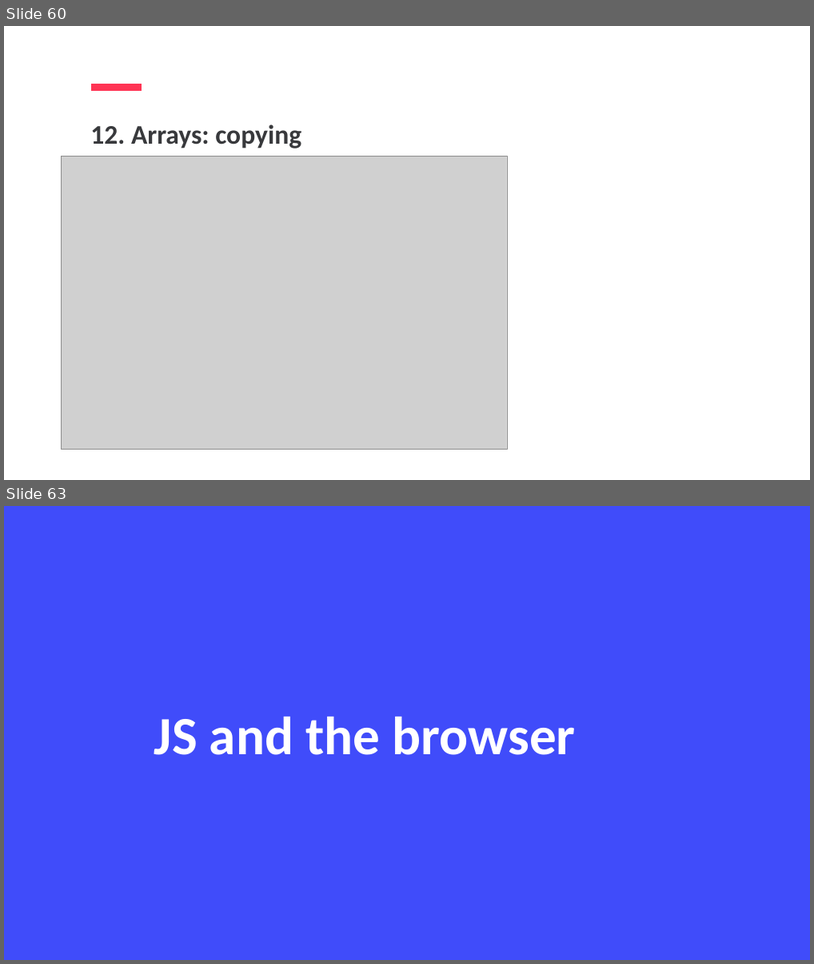
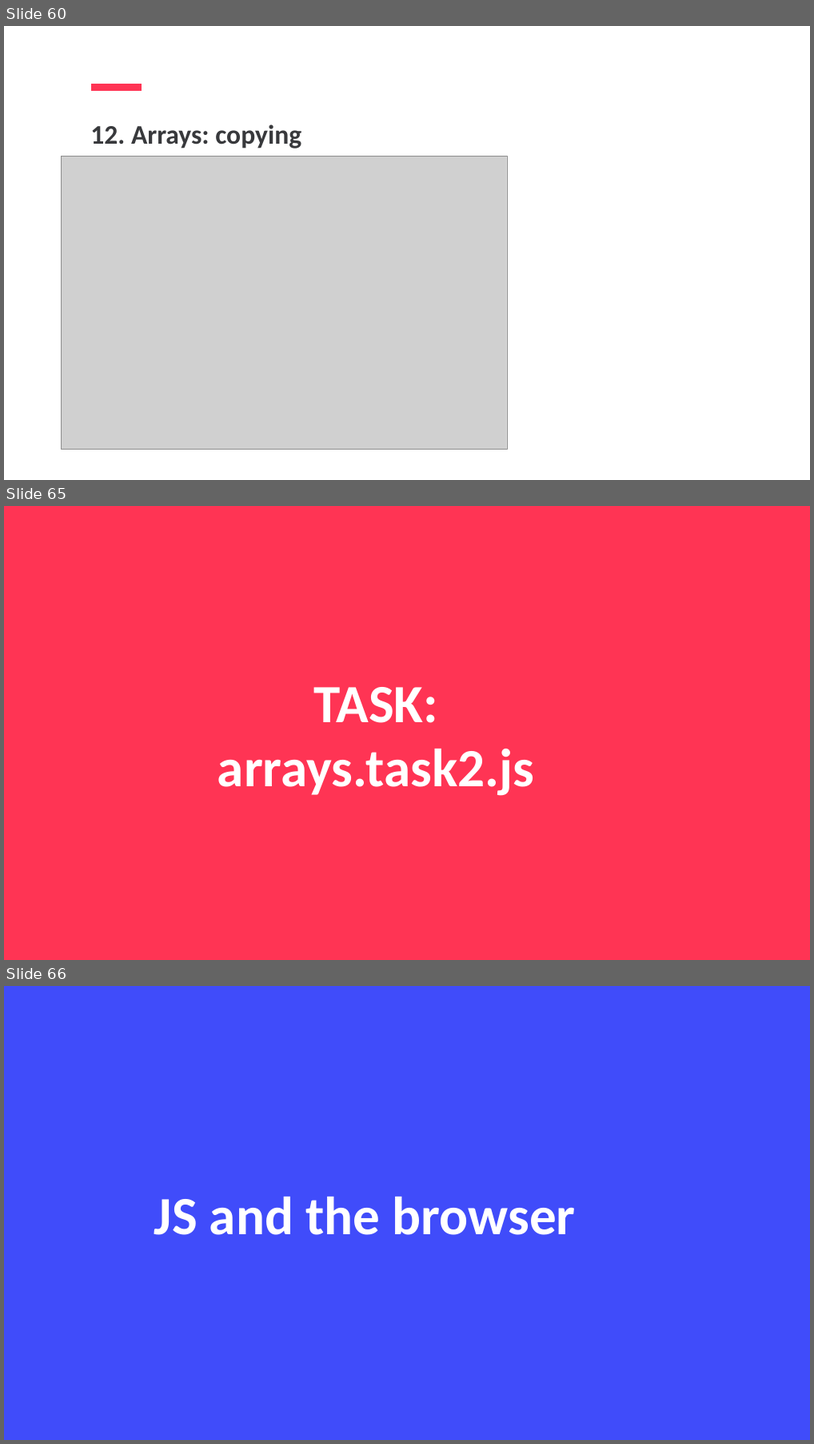
Before and after one commit to jpotapova/js-lecture-1, a slide deck: JS1-Jelizaveta-Potapova.pptx. Shown one above the other, each under a label of ours: slides 60 and 63 before the commit, slides 60, 65 and 66 after it; the slides between them are not shown. The pictures are 814x964 and 814x1444 pixels, drawn with LibreOffice and Linux fonts; fonts in the diff are those of the drawing; grey boxes stand for pictures. Boxes give left, top, right and bottom in pixels: in the first picture for what was removed or moved away, otherwise in the second. Text is boxed around its words. In the diff, an @@ line names an element or a change of style, - is before the commit and + after.

```diff
--- a/JS1-Jelizaveta-Potapova.pptx
+++ b/JS1-Jelizaveta-Potapova.pptx
@@ slide 65 added at box(4, 506, 810, 960), background #FF3454 @@
@@ text added at box(218, 687, 534, 796), 128 pt, text #FFFFFF, bold @@
+TASK:
+arrays.task2.js
@@ what was slide 63 is now slide 66 @@
```
Also in this commit, not shown: 5 slides changed, 3 other slides added.
